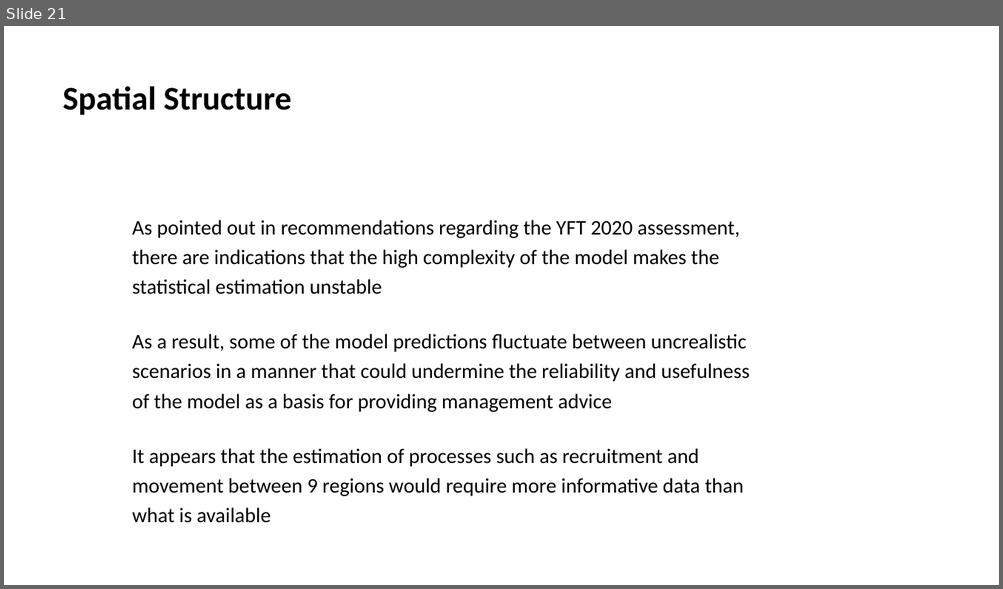
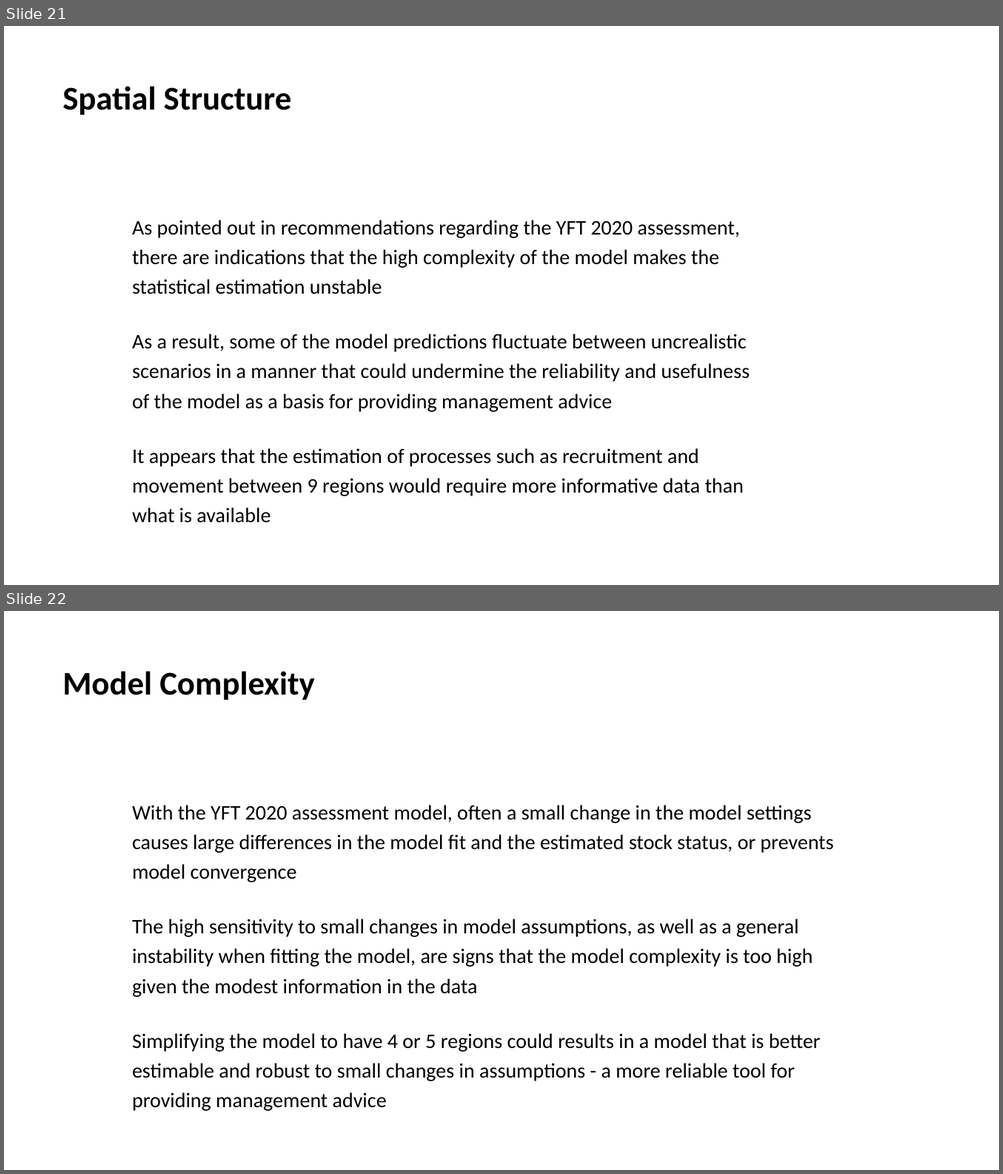
Before and after one commit to PacificCommunity/ofp-sam-2023-assessments, a slide deck: paw/P14_yft_model_development/p14_yft_model_development.pptx. Shown one above the other, each under a label of ours: slide 21 before the commit, slides 21 and 22 after it. The pictures are 1003x589 and 1003x1174 pixels, drawn with LibreOffice and Linux fonts; fonts in the diff are those of the drawing; background and template pictures are left out. Boxes give left, top, right and bottom in pixels: in the first picture for what was removed or moved away, otherwise in the second. Text is boxed around its words. In the diff, an @@ line names an element or a change of style, - is before the commit and + after.

Commit message:
Add 4-5-9 region maps to P14 presentation

```diff
--- a/paw/P14_yft_model_development/p14_yft_model_development.pptx
+++ b/paw/P14_yft_model_development/p14_yft_model_development.pptx
@@ slide 22 added at bbox=[4, 611, 999, 1170], background #FFFFFF @@
@@ title added at bbox=[62, 671, 314, 700], 32 pt, text #000000, bold @@
+Model Complexity
@@ text added at bbox=[132, 805, 834, 1111], 20 pt, text #000000 @@
+With the YFT 2020 assessment model, often a small change in the model settings
+causes large differences in the model fit and the estimated stock status, or prevents
+model convergence
+The high sensitivity to small changes in model assumptions, as well as a general
+instability when fitting the model, are signs that the model complexity is too high
+given the modest information in the data
+Simplifying the model to have 4 or 5 regions could results in a model that is better
+estimable and robust to small changes in assumptions - a more reliable tool for
+providing management advice
```
Also in this commit, not shown: 3 other slides added, 3 other files.
